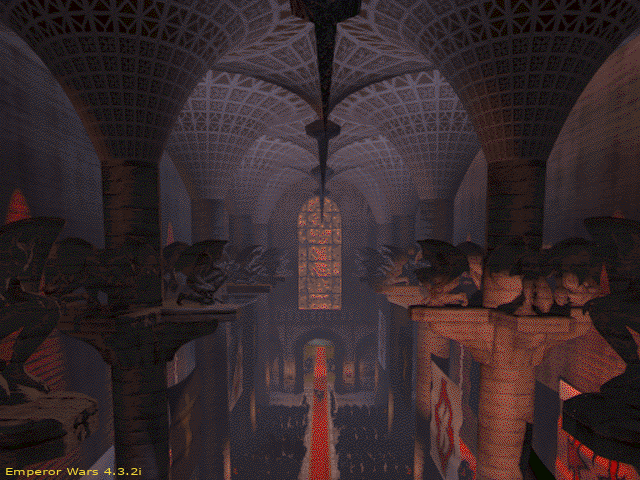
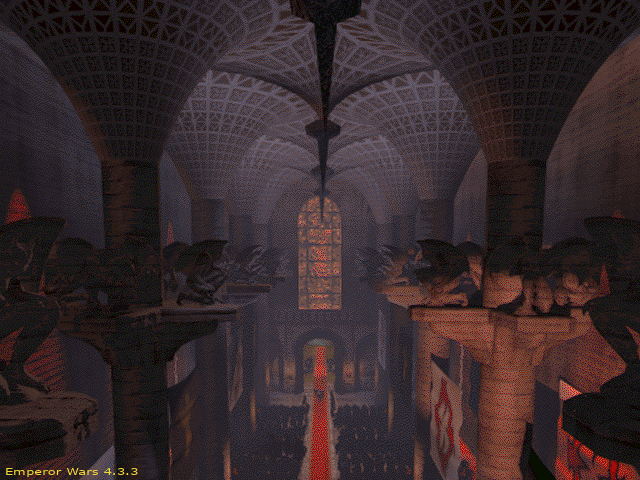
Comparing the layer stacks of the two 640 x 480 images. Changes:
renamed "Emperor Wars 4.3.2i" to "Emperor Wars 4.3.3", painted on it over box(131, 468, 141, 475)
